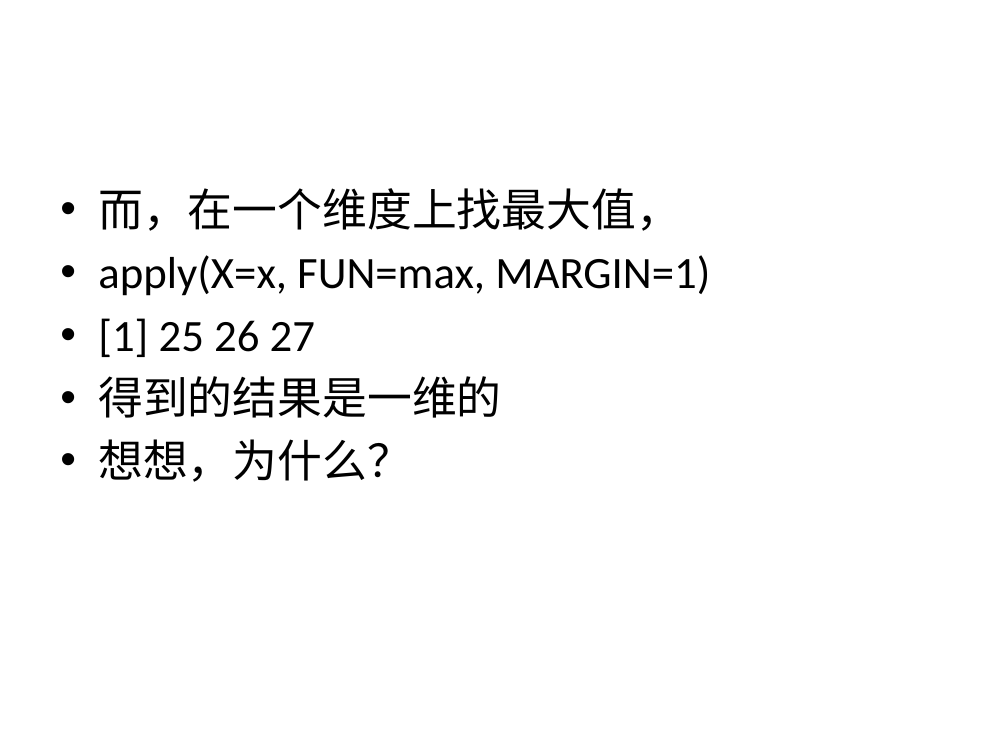
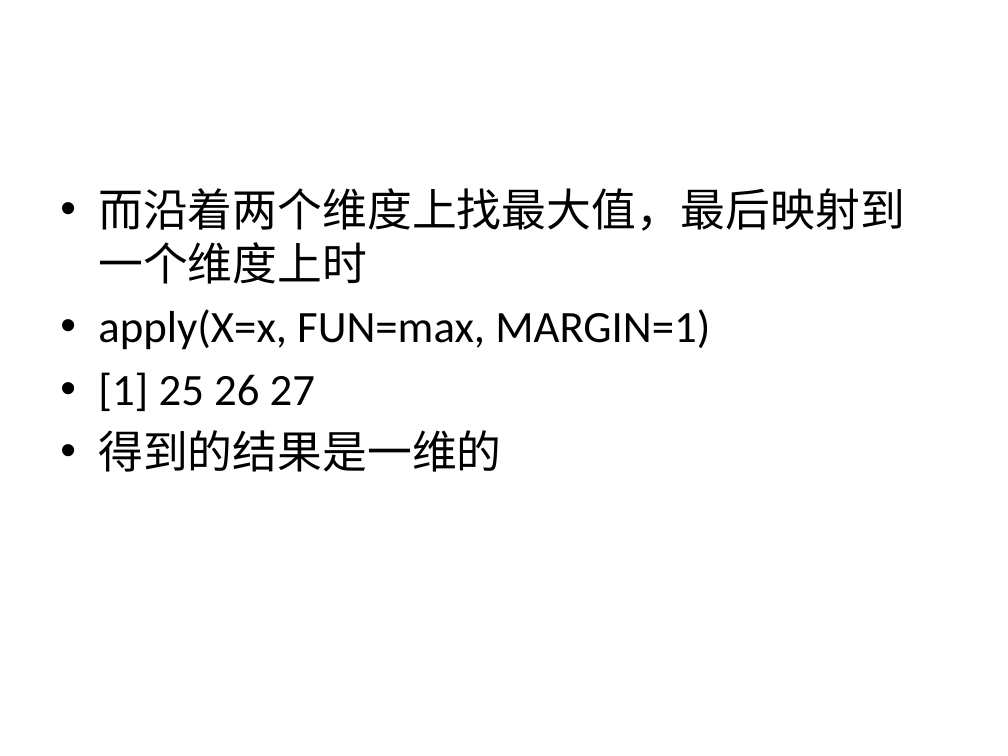
Before and after one commit to zsyzDec/bdm, a slide deck: slide 81 of 2-R基础.pptx. Drawn at 1008x756 pixels with LibreOffice and Linux fonts; fonts in the diff are those of the drawing. Boxes give left, top, right and bottom in pixels: in the first picture for what was removed or moved away, otherwise in the second. Text is boxed around its words. In the diff, an @@ line names an element or a change of style, - is before the commit and + after.

```diff
--- a/2-R基础.pptx
+++ b/2-R基础.pptx
@@ text at bbox=[98, 188, 905, 284]: text changed @@
-• 而，在一个维度上找最大值，
+• 而沿着两个维度上找最大值，最后映射到一个维度上时
@@ text at bbox=[98, 439, 412, 482]: paragraph removed @@
-• 想想，为什么？
```
Also in this commit, not shown: 6 other slides changed, 2 slides added, 1 slide removed.
